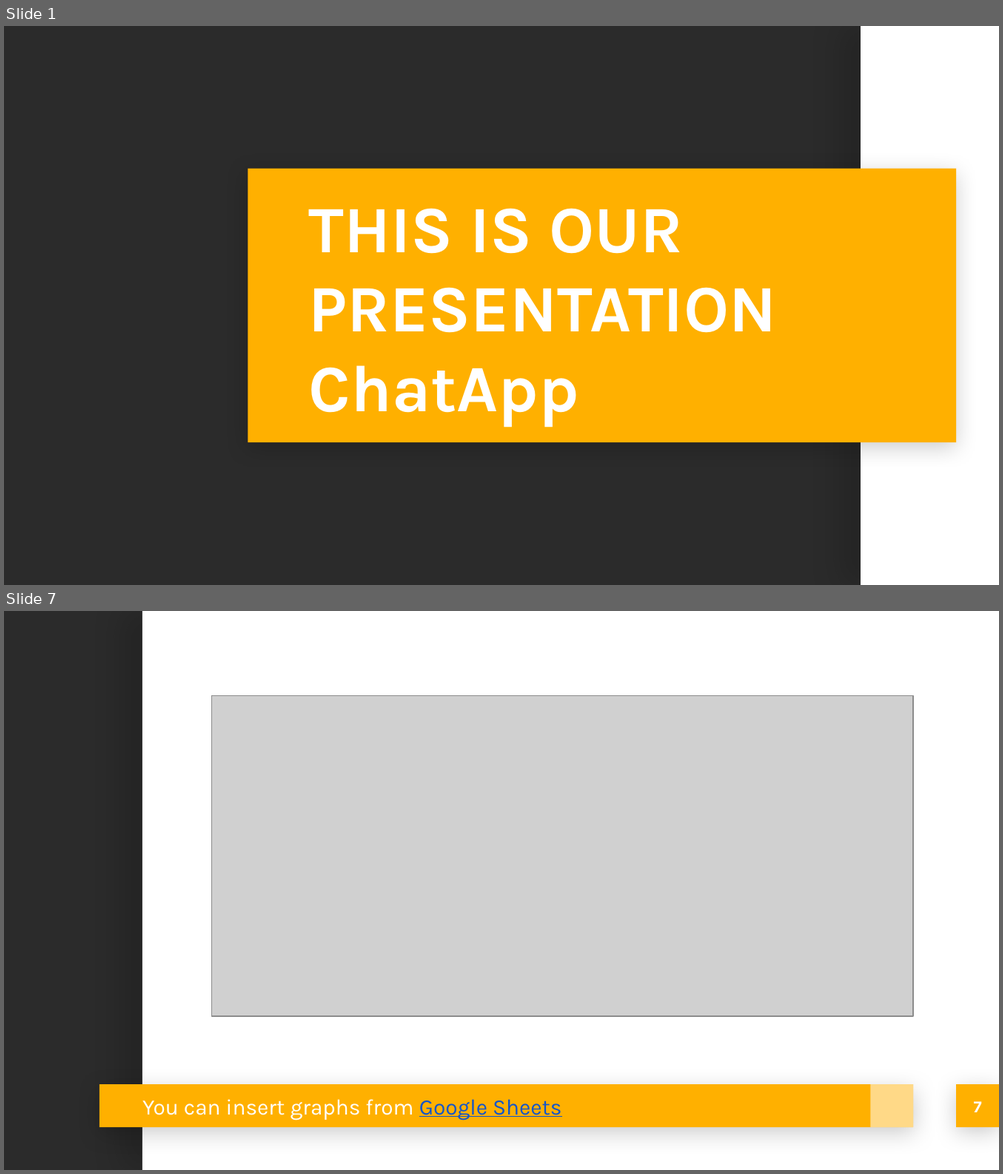
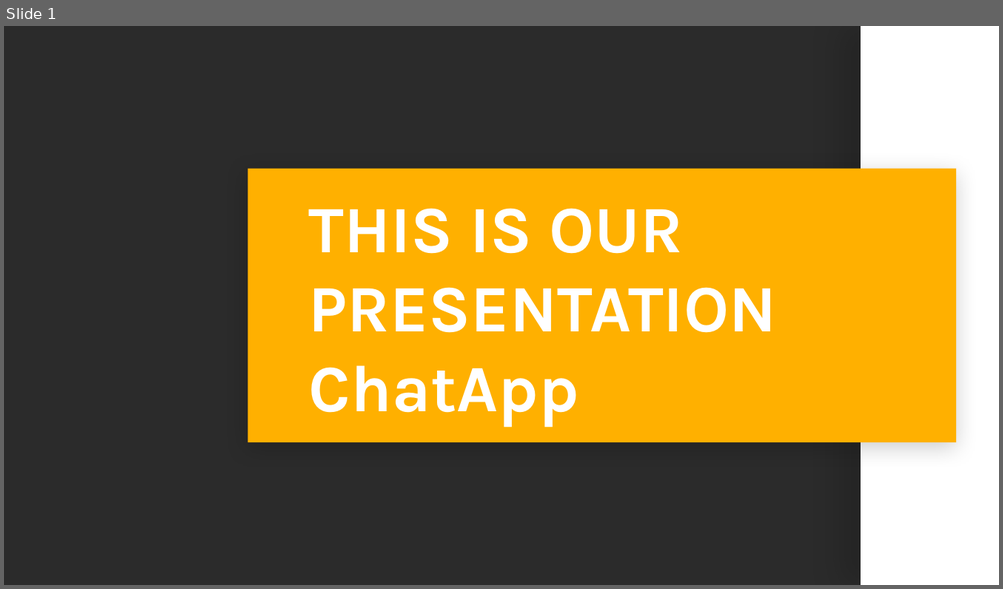
Before and after one commit to iphearum/G1ChatApp, a slide deck: ChatApp.pptx. Shown one above the other, each under a label of ours: slides 1 and 7 before the commit, slide 1 after it; the slides between them are not shown. The pictures are 1003x1174 and 1003x589 pixels, drawn with LibreOffice and Linux fonts; fonts in the diff are those of the drawing; grey boxes stand for pictures; background and template pictures are left out; a plain dark background stands for a picture behind light text. Boxes give left, top, right and bottom in pixels: in the first picture for what was removed or moved away, otherwise in the second. Text is boxed around its words. In the diff, an @@ line names an element or a change of style, - is before the commit and + after.

```diff
--- a/ChatApp.pptx
+++ b/ChatApp.pptx
@@ slide 7 removed at [4, 611, 999, 1170], background picture (left out) @@
@@ rectangle removed at [142, 611, 999, 1170] @@
@@ picture removed at [212, 695, 913, 1017] @@
@@ rectangle removed at [99, 1085, 913, 1128] @@
@@ rectangle removed at [871, 1085, 913, 1128] @@
@@ rectangle removed at [956, 1085, 999, 1128] @@
@@ text removed at [142, 1099, 561, 1120] @@
-You can insert graphs from Google Sheets
@@ page number removed at [973, 1102, 982, 1113] @@
-7
```
Also in this commit, not shown: 4 slides changed, 5 slides added, 7 other slides removed, 31 other files.
